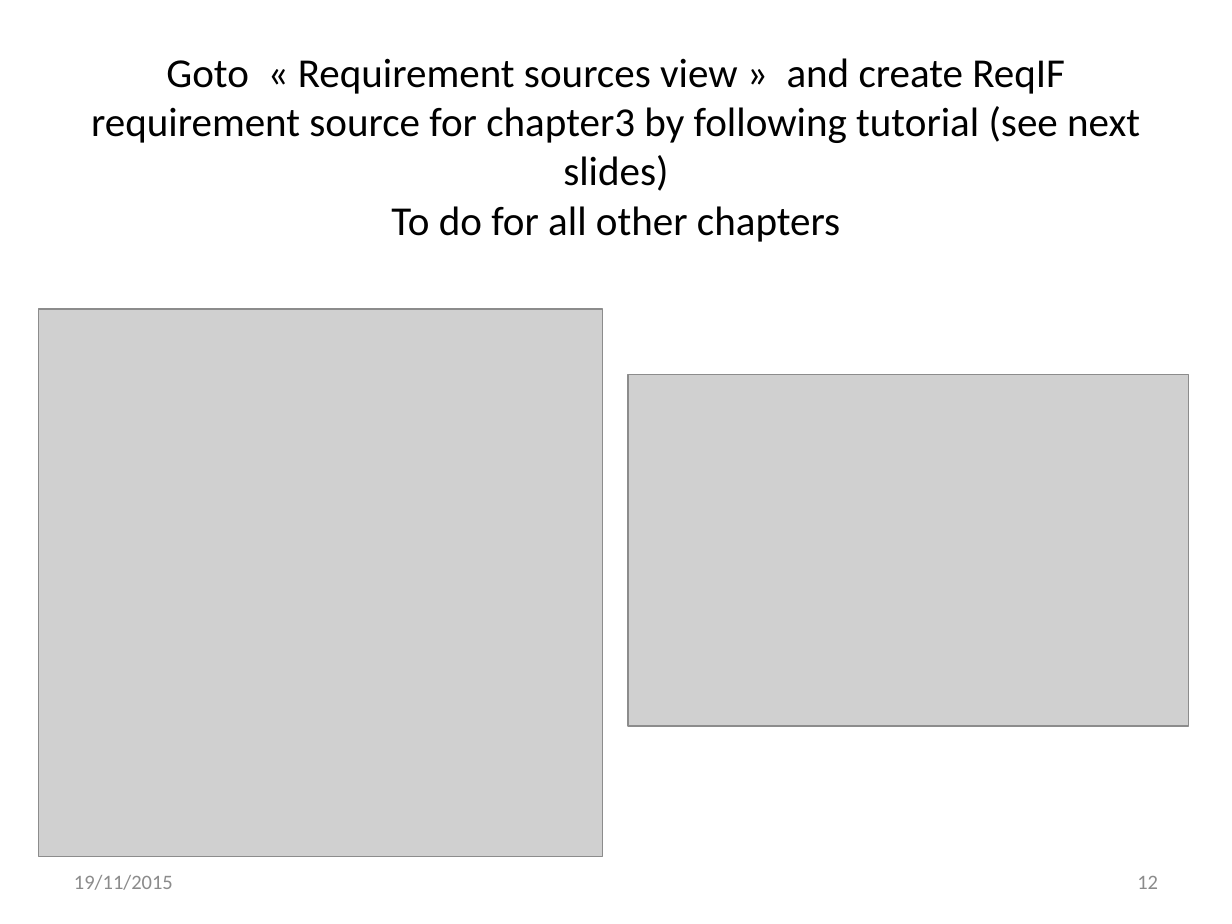
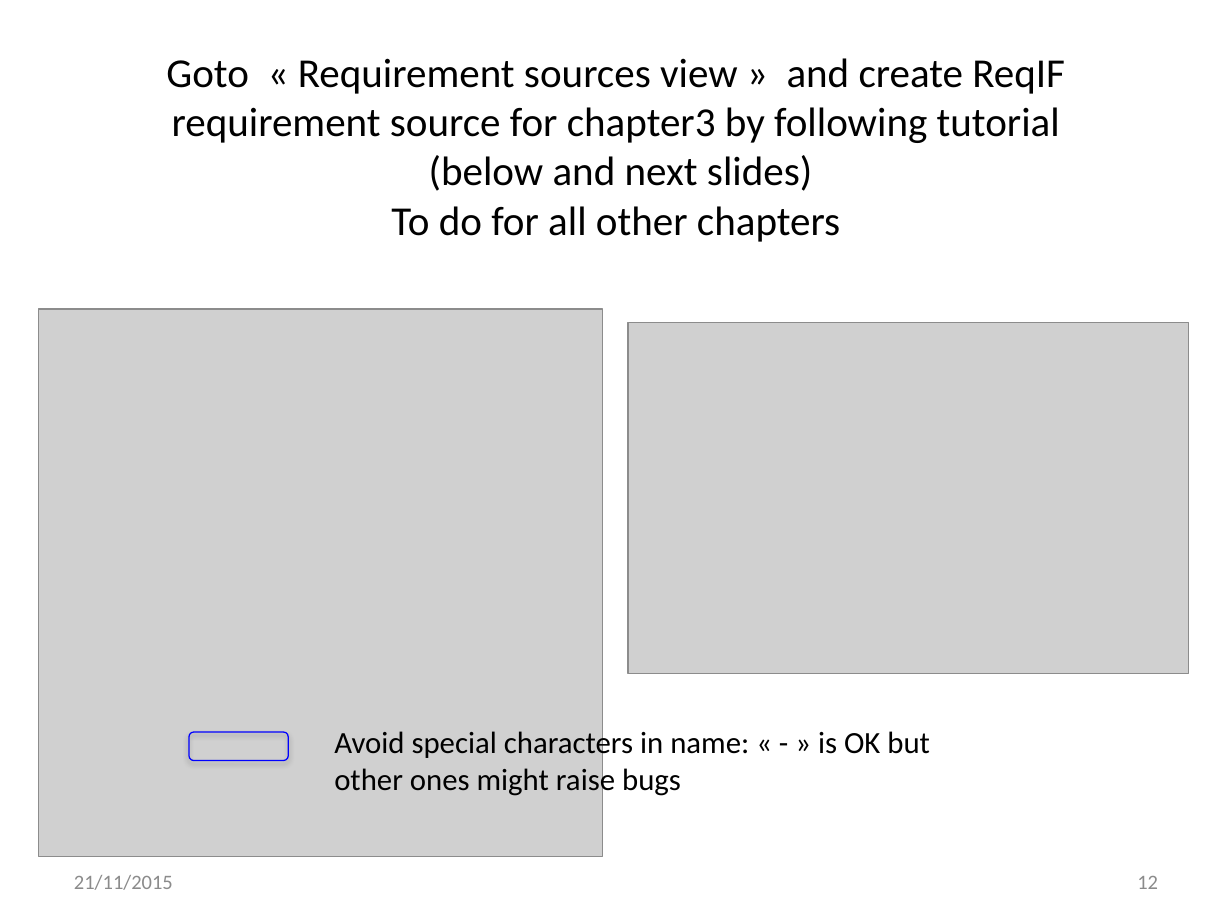
Before and after one commit to openETCS/toolchain, a slide deck: slide 12 of T7.3/TraceabilityArchitecture/reqCycleUse/ReqCyclePossibleUseForArchitectureVerification-V2.pptx. Drawn at 1232x924 pixels with LibreOffice and Linux fonts; fonts in the diff are those of the drawing; grey boxes stand for pictures. Boxes give left, top, right and bottom in pixels: in the first picture for what was removed or moved away, otherwise in the second. Text is boxed around its words. In the diff, an @@ line names an element or a change of style, - is before the commit and + after.

Commit message:
Added check to do on requirement source name

```diff
--- a/T7.3/TraceabilityArchitecture/reqCycleUse/ReqCyclePossibleUseForArchitectureVerification-V2.pptx
+++ b/T7.3/TraceabilityArchitecture/reqCycleUse/ReqCyclePossibleUseForArchitectureVerification-V2.pptx
@@ title at (166, 58, 1065, 242): text changed @@
-Goto « Requirement sources view » and create ReqIF requirement source for chapter3 by following tutorial (see next slides)
-To do for all other chapters
+Goto « Requirement sources view » and create ReqIF requirement source for chapter3 by following tutorial
+(below and next slides)
+To do for all other chapters
@@ picture: place and size @@
-picture at (628, 375, 1189, 726)
+picture at (628, 323, 1189, 674)
@@ rounded rectangle added at (188, 732, 288, 760), outline #0000FF 0.75 pt @@
@@ text added at (334, 728, 930, 799), 18 pt, text #000000 @@
+Avoid special characters in name: « - » is OK but other ones might raise bugs
@@ text at (74, 875, 173, 890): text changed @@
-19/11/2015
+21/11/2015
```
Also in this commit, not shown: 31 other slides changed.
